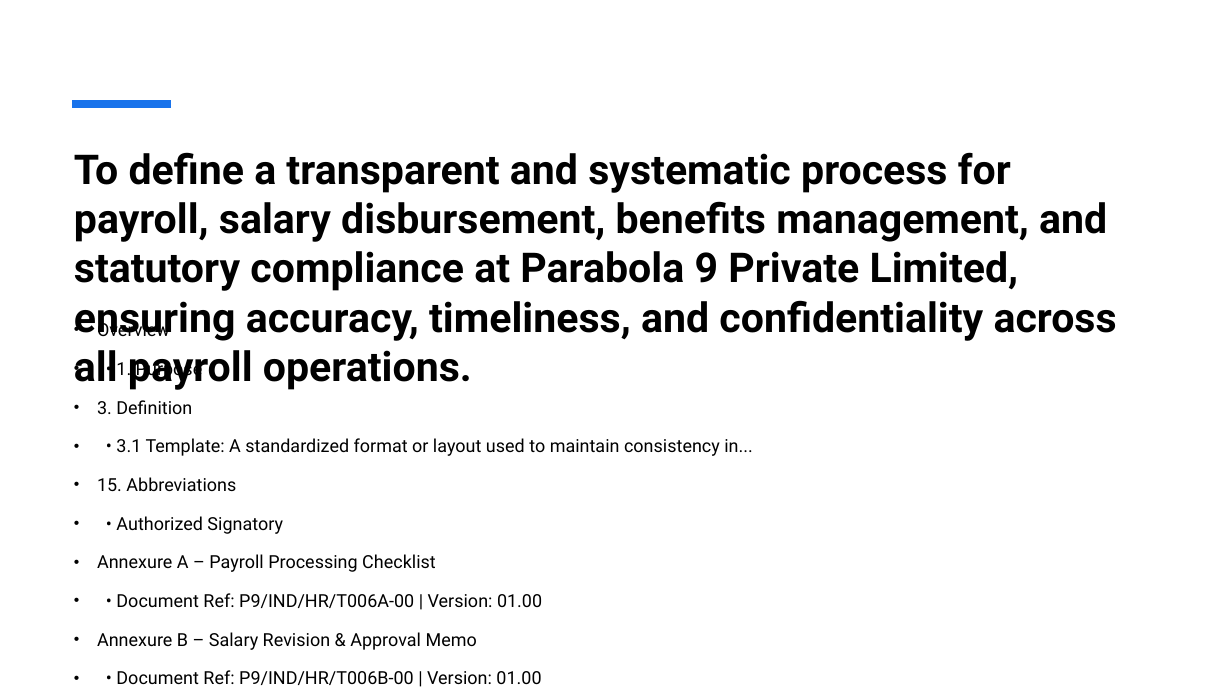
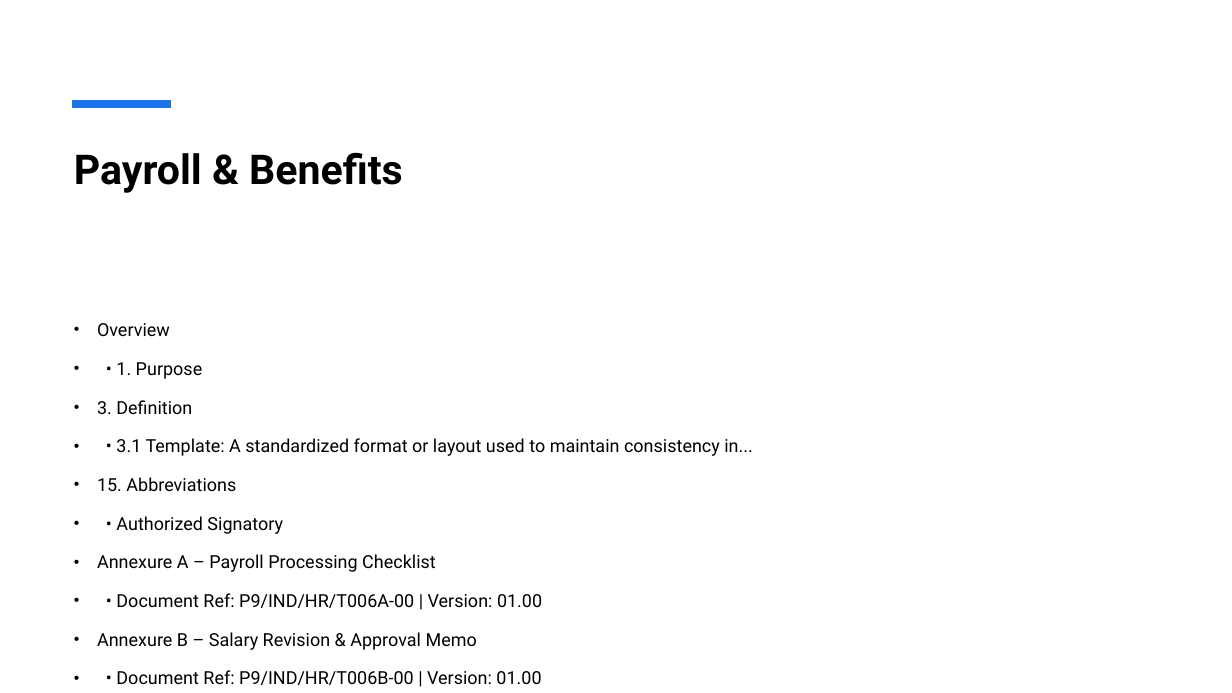
Before and after one commit to Sabushaik/SOP, a slide deck: slide 19 of Comprehensive_SOP_Presentation.pptx. Drawn at 1232x693 pixels with LibreOffice and Linux fonts; fonts in the diff are those of the drawing. Boxes give left, top, right and bottom in pixels: in the first picture for what was removed or moved away, otherwise in the second. Text is boxed around its words. In the diff, an @@ line names an element or a change of style, - is before the commit and + after.

```diff
--- a/Comprehensive_SOP_Presentation.pptx
+++ b/Comprehensive_SOP_Presentation.pptx
@@ title at (74,152,402,193): text changed @@
-To define a transparent and systematic process for payroll, salary disbursement, benefits management, and statutory compliance at Parabola 9 Private Limited, ensuring accuracy, timeliness, and confidentiality across all payroll operations.
+Payroll & Benefits
```
Also in this commit, not shown: 12 other slides changed, 1 other file.
